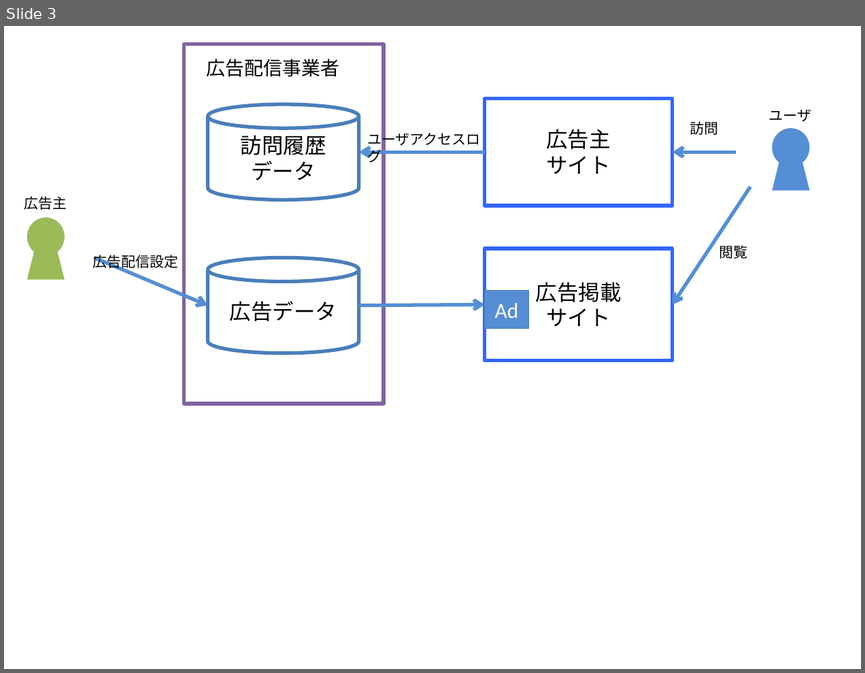
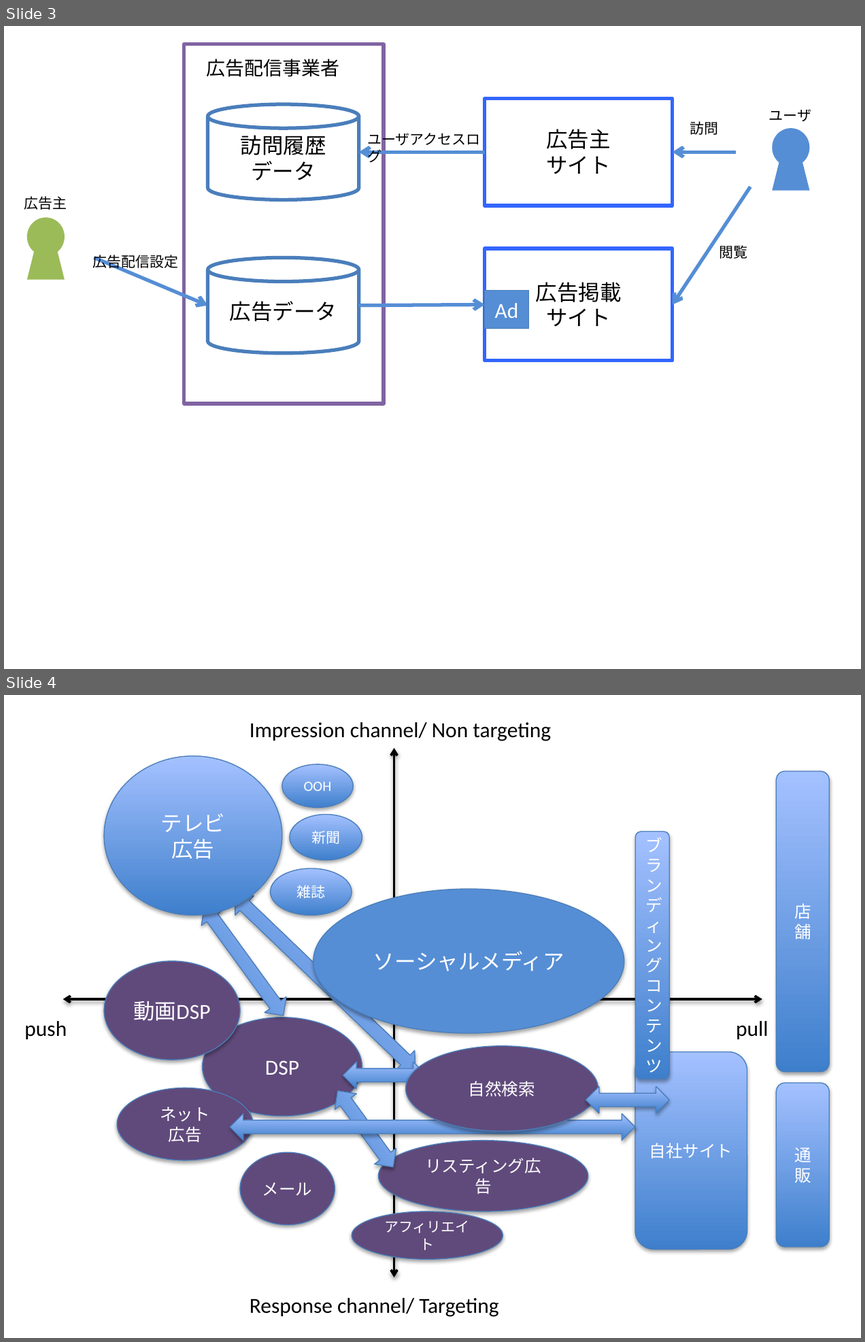
Before and after one commit to haradatmn/ad-service, a slide deck: ppt/ad_tech_img.pptx. Shown one above the other, each under a label of ours: slide 3 before the commit, slides 3 and 4 after it. The pictures are 865x673 and 865x1342 pixels, drawn with LibreOffice and Linux fonts; fonts in the diff are those of the drawing. Boxes give left, top, right and bottom in pixels: in the first picture for what was removed or moved away, otherwise in the second. Text is boxed around its words. In the diff, an @@ line names an element or a change of style, - is before the commit and + after.

```diff
--- a/ppt/ad_tech_img.pptx
+++ b/ppt/ad_tech_img.pptx
@@ slide 4 added at (4,695,861,1338), background #FFFFFF @@
@@ group added at (24,722,829,1317): 12 ellipses, 6 left right arrows, 4 texts, 4 rounded rectangles, 2 double arrows @@
+Impression channel/ Non targeting
+Response channel/ Targeting
+push
+pull
+新聞
+雑誌
+OOH
+DSP
+動画DSP
+ネット
+広告
+メール
+リスティング広告
+アフィリエイト
+自社サイト
+店舗
+通販
+ソーシャルメディア
+テレビ
+広告
+自然検索
+ブランディングコンテンツ
```
Also in this commit, not shown: 2 other files.
